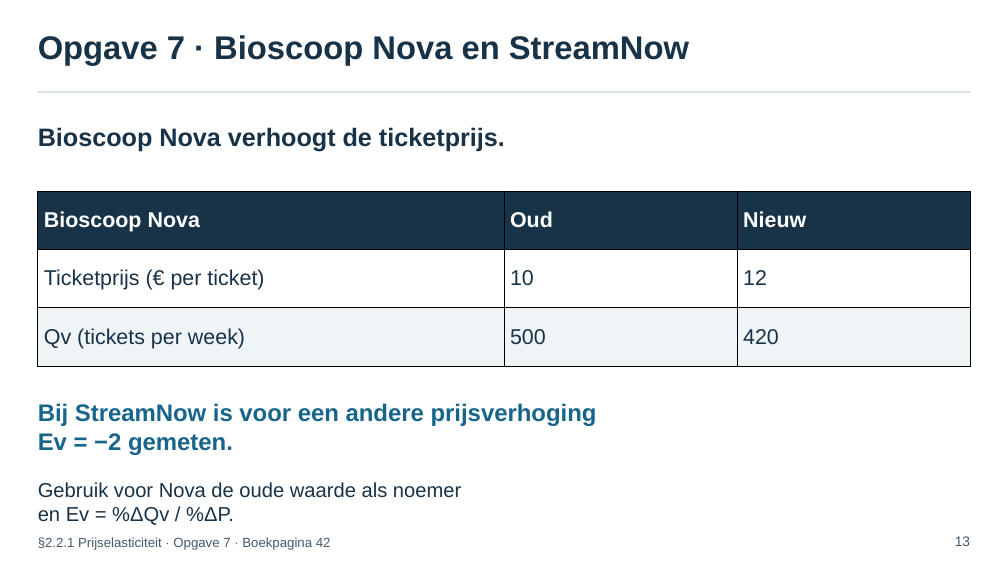
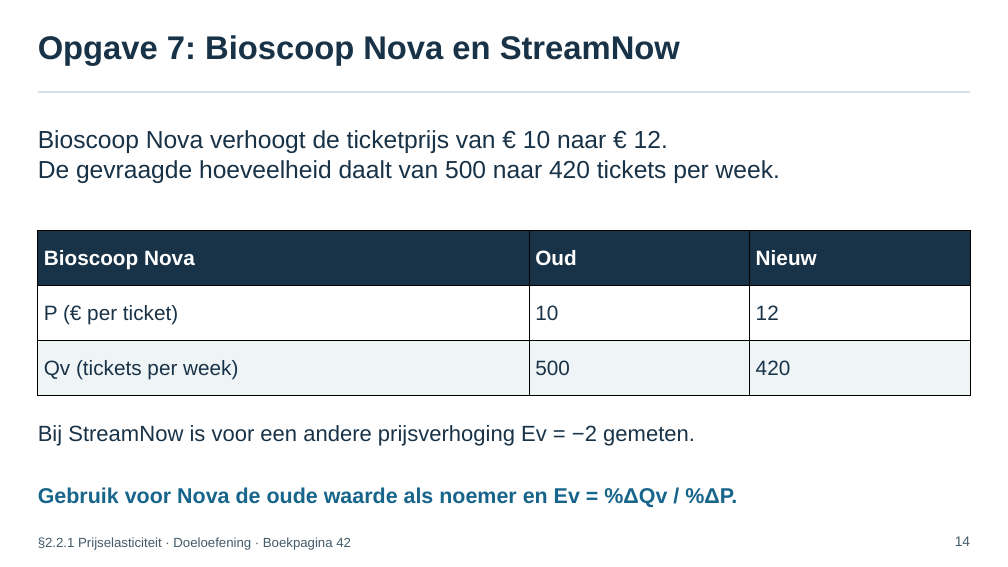
Before and after one commit to meijer1973/4veco-lessen, a slide deck: slide 14 of Boek 2 - Kosten, opbrengsten, elasticiteit en surplus/edities/chat-2026/bronnen/H2/paragrafen/2.2.1 Prijselasticiteit/2.2.1 Prijselasticiteit – presentatie.pptx (slide 13 before the commit). Drawn at 1008x567 pixels with LibreOffice and Linux fonts; fonts in the diff are those of the drawing. Boxes give left, top, right and bottom in pixels: in the first picture for what was removed or moved away, otherwise in the second. Text is boxed around its words. In the diff, an @@ line names an element or a change of style, - is before the commit and + after.

```diff
--- a/Boek 2 - Kosten, opbrengsten, elasticiteit en surplus/edities/chat-2026/bronnen/H2/paragrafen/2.2.1 Prijselasticiteit/2.2.1 Prijselasticiteit – presentatie.pptx
+++ b/Boek 2 - Kosten, opbrengsten, elasticiteit en surplus/edities/chat-2026/bronnen/H2/paragrafen/2.2.1 Prijselasticiteit/2.2.1 Prijselasticiteit – presentatie.pptx
@@ text at (x1=38, y1=35, x2=680, y2=66): text changed @@
-Opgave 7 · Bioscoop Nova en StreamNow
+Opgave 7: Bioscoop Nova en StreamNow
@@ text at (x1=38, y1=130, x2=780, y2=183): text changed; size 30 to 29.2 pt; bold off @@
-Bioscoop Nova verhoogt de ticketprijs.
+Bioscoop Nova verhoogt de ticketprijs van € 10 naar € 12.
+De gevraagde hoeveelheid daalt van 500 naar 420 tickets per week.
@@ table at (x1=37, y1=230, x2=970, y2=395) @@
-row 2, column 1: Ticketprijs (€ per ticket)
+row 2, column 1: P (€ per ticket)
@@ size 25.5 to 24.8 pt in "Bioscoop Nova", "Oud", "Nieuw", "10" and 4 more places @@
@@ table resized from (x1=37, y1=191, x2=969, y2=366) to (x1=37, y1=230, x2=970, y2=395) @@
@@ text at (x1=38, y1=425, x2=695, y2=446): text changed; size 28.5 to 26.2 pt; text colour #17658A to #183247; bold off @@
-Bij StreamNow is voor een andere prijsverhoging
-Ev = −2 gemeten.
+Bij StreamNow is voor een andere prijsverhoging Ev = −2 gemeten.
@@ text at (x1=38, y1=487, x2=737, y2=508): text changed; size 24 to 25.5 pt; text colour #183247 to #17658A; bold on @@
-Gebruik voor Nova de oude waarde als noemer
-en Ev = %ΔQv / %ΔP.
+Gebruik voor Nova de oude waarde als noemer en Ev = %ΔQv / %ΔP.
@@ text at (x1=38, y1=537, x2=351, y2=550): text changed @@
-§2.2.1 Prijselasticiteit · Opgave 7 · Boekpagina 42
+§2.2.1 Prijselasticiteit · Doeloefening · Boekpagina 42
@@ text at (x1=955, y1=536, x2=970, y2=546): text changed @@
-13
+14
```
Also in this commit, not shown: 15 other slides changed, 8 slides added, 6 slides removed, 12 other files.
